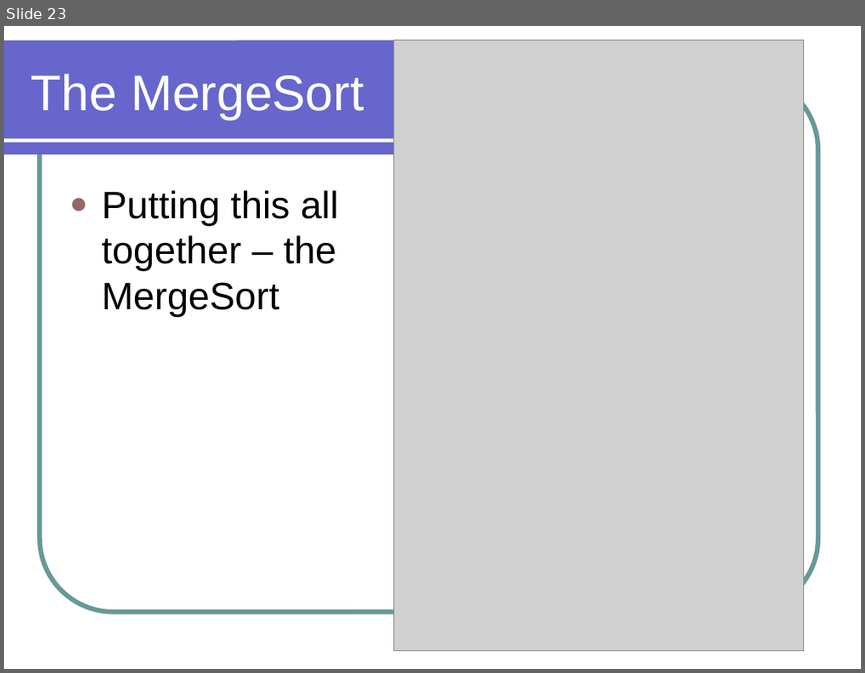
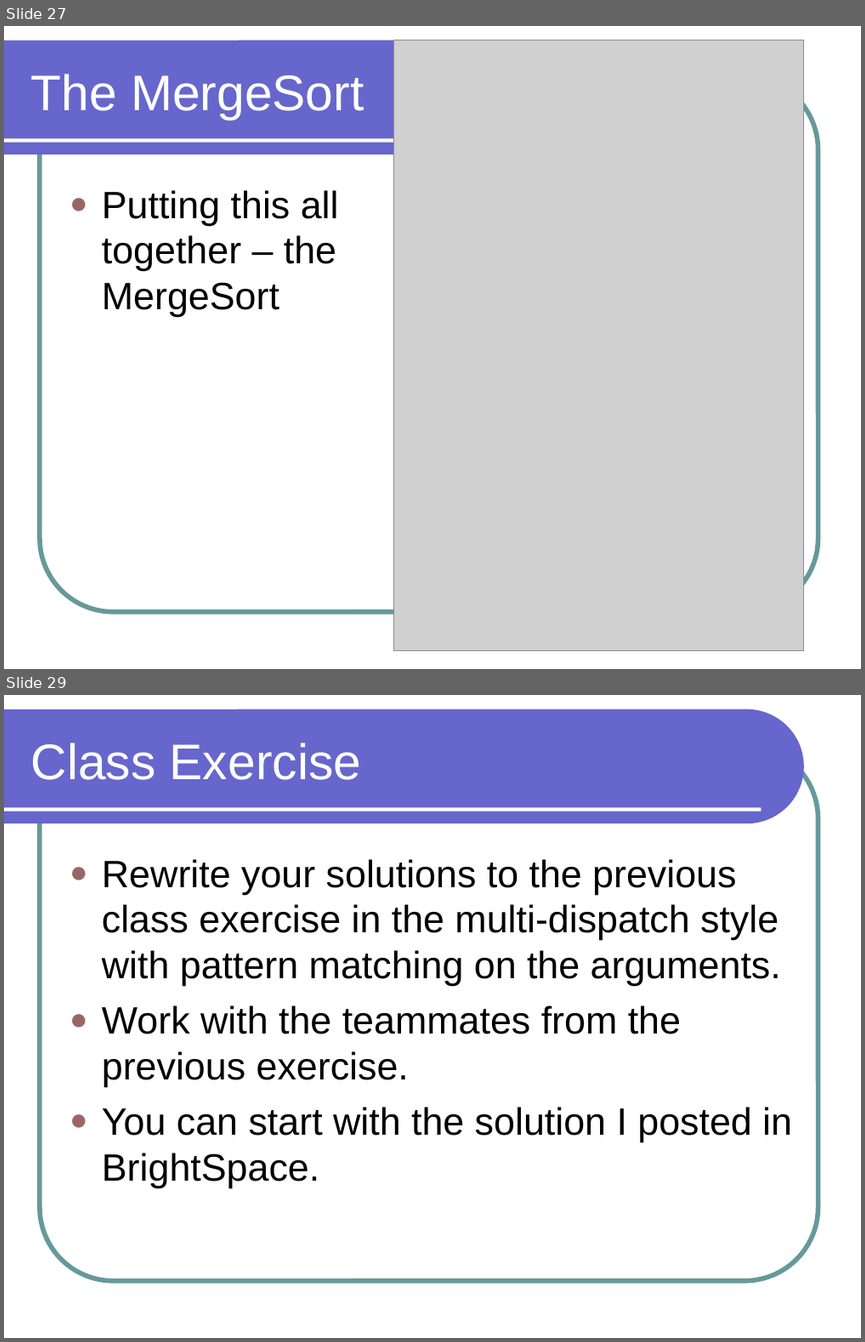
Before and after one commit to lutzhamel/CSC301, a slide deck: notes/csc301-ln013.ppt. Shown one above the other, each under a label of ours: slide 23 before the commit, slides 27 and 29 after it; the slides between them are not shown. The pictures are 865x673 and 865x1342 pixels, drawn with LibreOffice and Linux fonts; fonts in the diff are those of the drawing; grey boxes stand for pictures. Boxes give left, top, right and bottom in pixels: in the first picture for what was removed or moved away, otherwise in the second. Text is boxed around its words. In the diff, an @@ line names an element or a change of style, - is before the commit and + after.

```diff
--- a/notes/csc301-ln013.ppt
+++ b/notes/csc301-ln013.ppt
@@ slide 29 added at <box>4,695,861,1338</box>, background #FFFFFF; not listed: 3 template elements that a slide beside it also shows @@
@@ title added at <box>31,743,361,780</box>, 42 pt, text #FFFFFF @@
+Class Exercise
@@ text added at <box>102,859,792,1188</box>, 32 pt, text #000000 @@
+● Rewrite your solutions to the previous class exercise in the multi-dispatch style with pattern matching on the arguments.
+● Work with the teammates from the previous exercise.
+● You can start with the solution I posted in BrightSpace.
@@ what was slide 23 is now slide 27 @@
```
Also in this commit, not shown: 8 slides changed, 6 other slides added, 4 other files.
